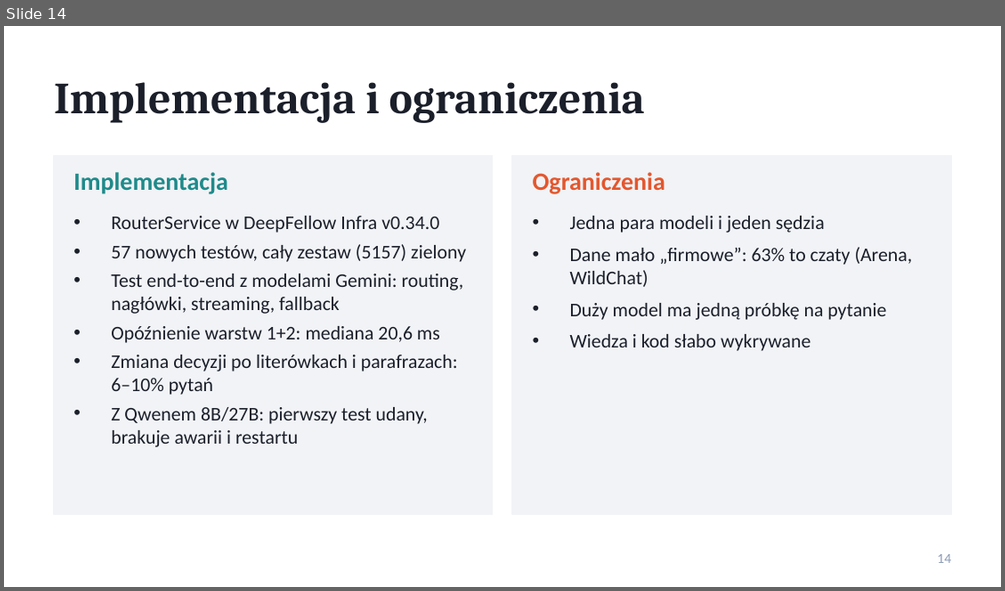
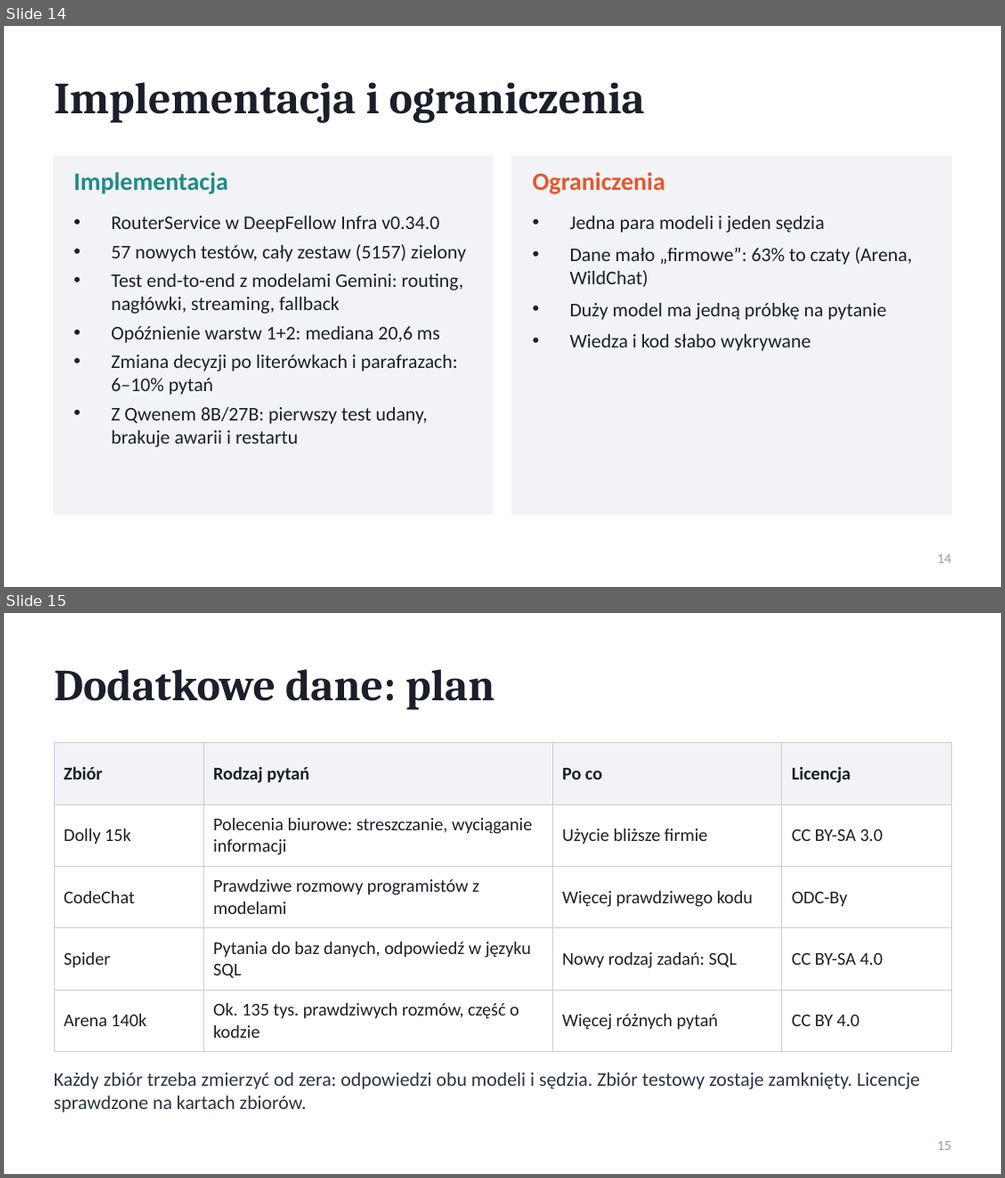
Before and after one commit to philip-melkowski/philip_melkowski_praca_inz, a slide deck: docs/prezentacja_postepy.pptx. Shown one above the other, each under a label of ours: slide 14 before the commit, slides 14 and 15 after it. The pictures are 1005x591 and 1005x1178 pixels, drawn with LibreOffice and Linux fonts; fonts in the diff are those of the drawing. Boxes give left, top, right and bottom in pixels: in the first picture for what was removed or moved away, otherwise in the second. Text is boxed around its words. In the diff, an @@ line names an element or a change of style, - is before the commit and + after.

```diff
--- a/docs/prezentacja_postepy.pptx
+++ b/docs/prezentacja_postepy.pptx
@@ slide 15 added at [4,613,1001,1174], background #FFFFFF @@
@@ title added at [54,669,494,710], 32 pt, text #1B1F2A, bold @@
+Dodatkowe dane: plan
@@ table added at [54,743,951,1041], 5 rows, 4 columns @@
+Zbiór | Rodzaj pytań | Po co | Licencja
+Dolly 15k | Polecenia biurowe: streszczanie, wyciąganie informacji | Użycie bliższe firmie | CC BY-SA 3.0
+CodeChat | Prawdziwe rozmowy programistów z modelami | Więcej prawdziwego kodu | ODC-By
+Spider | Pytania do baz danych, odpowiedź w języku SQL | Nowy rodzaj zadań: SQL | CC BY-SA 4.0
+Arena 140k | Ok. 135 tys. prawdziwych rozmów, część o kodzie | Więcej różnych pytań | CC BY 4.0
@@ text added at [54,1072,920,1112], 14 pt, text #2B3347 @@
+Każdy zbiór trzeba zmierzyć od zera: odpowiedzi obu modeli i sędzia. Zbiór testowy zostaje zamknięty. Licencje sprawdzone na kartach zbiorów.
@@ page number added at [937,1141,951,1150], 10 pt, text #8C9BB5 @@
+15
```
Also in this commit, not shown: 1 slide changed, 3 other files.
